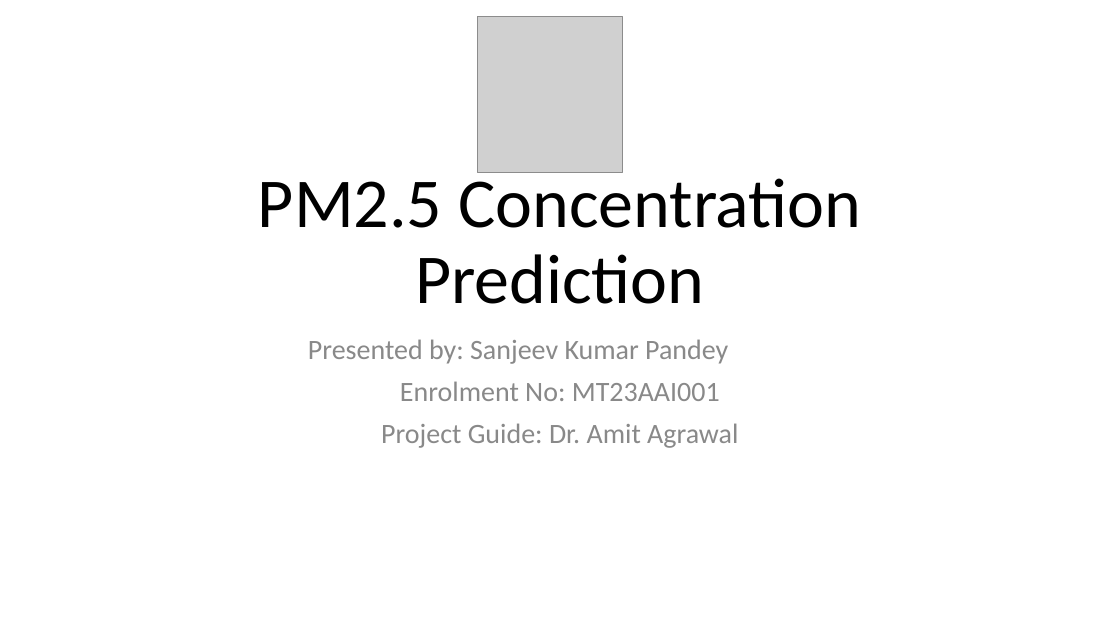
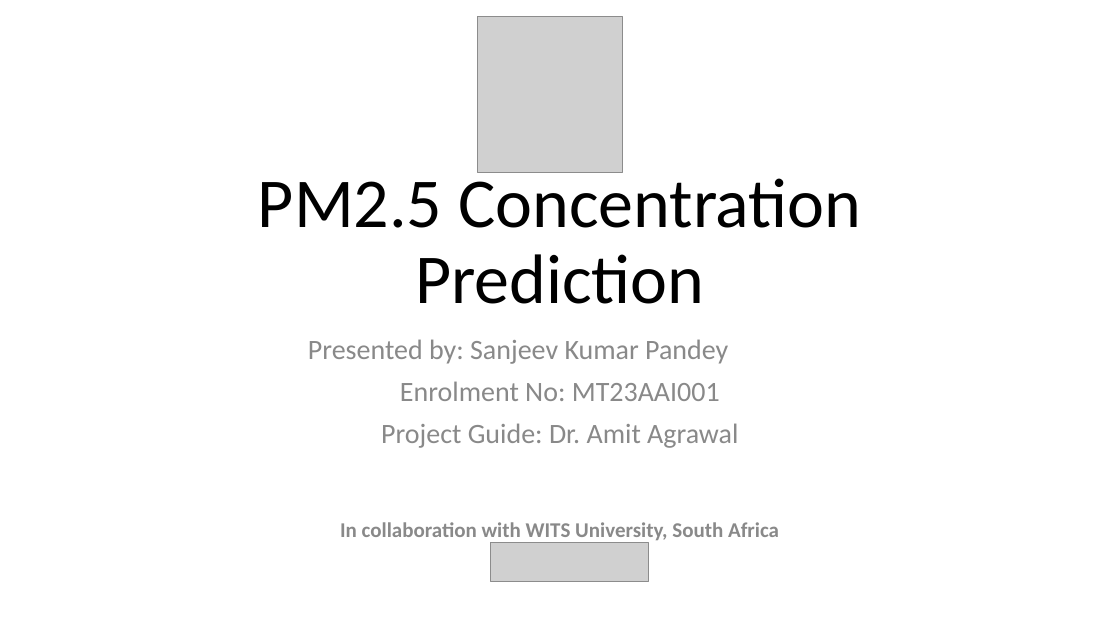
Before and after one commit to urssanj00/VNIT-AAI-SEM2, a slide deck: slide 1 of SEM-2/MINI_PROJECT/VNIT_PRESENTATION_PM2.pptx. Drawn at 1120x630 pixels with LibreOffice and Linux fonts; fonts in the diff are those of the drawing; grey boxes stand for pictures. Boxes give left, top, right and bottom in pixels: in the first picture for what was removed or moved away, otherwise in the second. Text is boxed around its words. In the diff, an @@ line names an element or a change of style, - is before the commit and + after.

```diff
--- a/SEM-2/MINI_PROJECT/VNIT_PRESENTATION_PM2.pptx
+++ b/SEM-2/MINI_PROJECT/VNIT_PRESENTATION_PM2.pptx
@@ text added at <box>340,522,779,543</box>, 18 pt, text #898989, bold @@
+In collaboration with WITS University, South Africa
@@ picture added at <box>491,542,649,581</box> @@
```
Also in this commit, not shown: 5 other slides changed.
